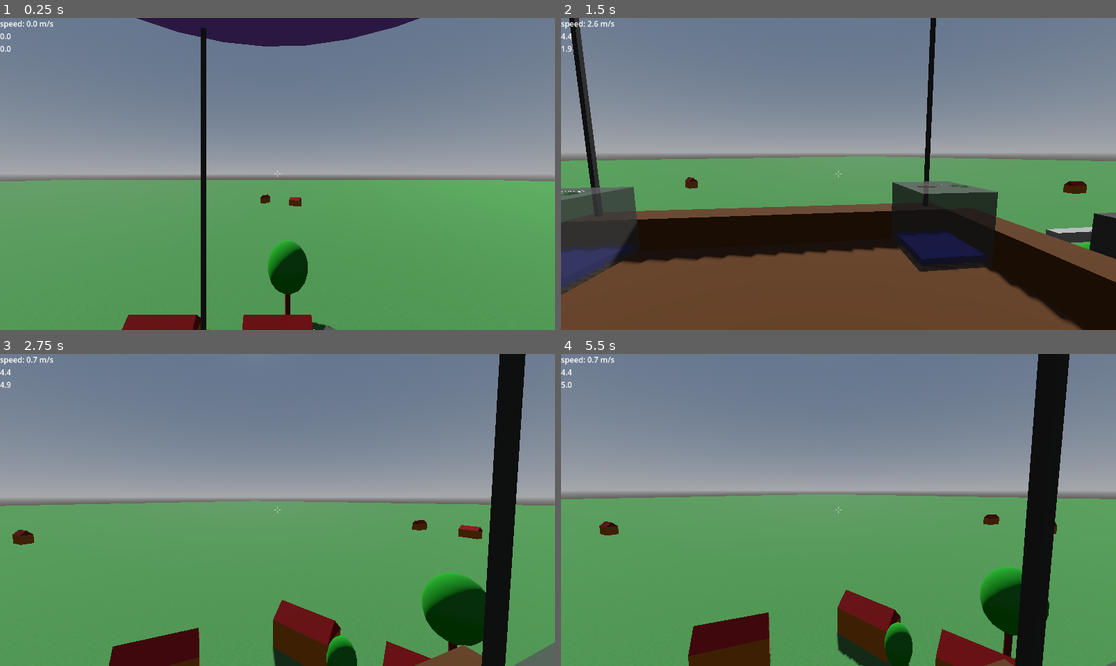
Above: before the commit, frames 1-4 (two rows, left to right).
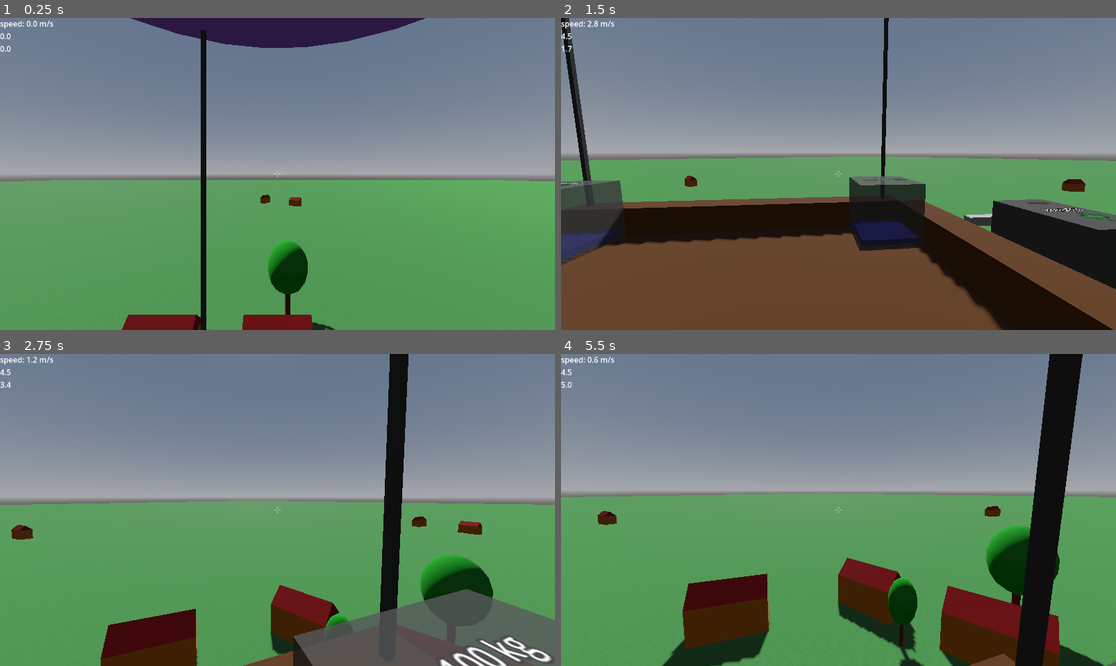
Above: after the commit, the same moments.

Repository: jmdejong/airships
Game: Godot game, scene res://scenes/world.tscn
The game is run twice, just before and just after one commit, with the same random seed, the same clock (stepped at 60 frames per second) and the same inputs.
Inputs (mouse positions are in pixels of both pictures, inside the frame that each line leads up to):
- Up to frame 1 (0.25 s): no input
- Up to frame 2 (1.5 s): move the mouse to (960, 158) at 0.52 s; hold D (right) 0.53-1.28 s; click (960, 158) at 0.6 s; move the mouse to (810, 174) at 1.27 s; hold W (forwards) from 1.28 s (still down); click (810, 174) at 1.35 s
- Up to frame 3 (2.75 s): keep holding W (forwards); move the mouse to (288, 503) at 2.02 s; tap Mouse wheel down (rotate_left) at 2.1 s; click (288, 503) at 2.3 s
- Up to frame 4 (5.5 s): keep holding W (forwards); move the mouse to (832, 516) at 2.77 s; tap Mouse wheel up (rotate_right) at 2.85 s; click (832, 516) at 3.05 s; move the mouse to (877, 513) at 3.52 s; hold Shift (sprint) 3.53-4.28 s; click (877, 513) at 3.8 s; move the mouse to (794, 506) at 4.27 s; tap B (toggle_build) at 4.35 s; click (794, 506) at 4.55 s; move the mouse to (844, 510) at 5.02 s; tap G (toggle_gravity) at 5.1 s; click (844, 510) at 5.3 s

The runs differ from the first frame. In frame 1, 0.3% of the frame differs, in the area x 23-77%, y 0-100%; in frame 2, 23%, in the area x 0-100%, y 0-100%; in frame 3, 19%; in frame 4, 16%.

Commit message:
multiblock panels

Diff:
--- a/code/build.gd
+++ b/code/build.gd
@@ -53,6 +53,4 @@
 		return
 	var shape: CollisionShape3D = collider.shape_owner_get_owner(collider.shape_find_owner(%BuildCast.get_collider_shape()))
 	var component: Node3D = shape.get_meta("component")
-	component.get_parent().remove_child(component)
-	component.changed.emit()
-	component.queue_free()
+	component.destroy(%BuildCast.get_collision_point() * collider.transform)
--- a/code/components/base_component.gd
+++ b/code/components/base_component.gd
@@ -20,3 +20,8 @@
 	c.set_meta("component", self)
 	c.transform = transform * c.transform
 	return [c]
+
+func destroy(_where: Vector3) -> void:
+	get_parent().remove_child(self)
+	changed.emit()
+	queue_free()
--- /dev/null
+++ b/code/components/wood_panel.gd
@@ -0,0 +1,51 @@
+@tool
+class_name WoodPanel
+extends BaseComponent
+
+@export var density: float = 100
+@export var size: Vector3 = Vector3.ONE:
+	set(val):
+		size_block = Vector3(val / Global.block_size)
+		size = size_block * Global.block_size
+		volume = size.x * size.y * size.z
+		mass_ = density * volume
+		var origin: Vector3 = size / 2.0 - Vector3(0.25, 0.25, 0.25)
+		var cs: BoxShape3D = $CollisionShape3D.shape.duplicate()
+		cs.size = size
+		$CollisionShape3D.shape = cs
+		$CollisionShape3D.position = origin
+		var ms: BoxMesh = $MeshInstance3D.mesh.duplicate()
+		ms.size = size
+		$MeshInstance3D.mesh = ms
+		$MeshInstance3D.position = origin
+		$CenterOfMass.position = origin
+var size_block: Vector3i
+
+func _block_positions() -> Array[Vector3]:
+	var p: Array[Vector3] = []
+	for x: int in size_block.x:
+		for y: int in size_block.y:
+			for z: int in size_block.z:
+				p.append(Vector3(x, y, z) * Global.block_size)
+	return p
+
+func destroy(where: Vector3) -> void:
+	var local_where: Vector3 = where * transform
+	var closest: Vector3
+	var closest_score: float = INF
+	if size_block != Vector3i.ONE:
+		for pos in _block_positions():
+			if pos.distance_squared_to(local_where) < closest_score:
+				closest = pos
+				closest_score = pos.distance_squared_to(local_where)
+		for pos in _block_positions():
+			if pos == closest:
+				continue
+			var clone: WoodPanel = duplicate()
+			clone.size = Vector3.ONE * Global.block_size
+			#clone.get_node().set_meta("component", clone)
+			clone.position = transform * pos
+			get_parent().add_component(clone)
+	get_parent().remove_child(self)
+	changed.emit()
+	queue_free()
--- a/code/global.gd
+++ b/code/global.gd
@@ -1,3 +1,4 @@
+@tool
 extends Node
 
 var block_size: float = 0.5
--- a/scenes/airship.tscn
+++ b/scenes/airship.tscn
@@ -1,15 +1,13 @@
-[gd_scene load_steps=13 format=3 uid="uid://bacp7ifjnlyi6"]
+[gd_scene load_steps=11 format=3 uid="uid://bacp7ifjnlyi6"]
 
 [ext_resource type="PackedScene" uid="uid://cdrckp34pfx8q" path="res://scenes/components/balloon.tscn" id="1_3qy7f"]
 [ext_resource type="Script" uid="uid://xq10sq0rmxby" path="res://code/airship.gd" id="1_81adk"]
-[ext_resource type="PackedScene" uid="uid://6uk8wipb78fu" path="res://scenes/components/floor_panel.tscn" id="2_g6i7b"]
-[ext_resource type="PackedScene" uid="uid://difyk6mcupirs" path="res://scenes/components/wall_panel.tscn" id="3_fo1p0"]
 [ext_resource type="PackedScene" uid="uid://37i3vkcqr8ef" path="res://scenes/components/engine_hor.tscn" id="4_lht5w"]
 [ext_resource type="PackedScene" uid="uid://bnh82toixngca" path="res://scenes/components/cable.tscn" id="5_kamen"]
 [ext_resource type="PackedScene" uid="uid://y3r5symbcup6" path="res://scenes/components/ballast.tscn" id="7_gy0ok"]
 [ext_resource type="PackedScene" uid="uid://b5dw13s3ysqsr" path="res://scenes/components/status_panel.tscn" id="8_iu160"]
 [ext_resource type="PackedScene" uid="uid://ffgia4xpcrqh" path="res://scenes/components/composite.tscn" id="9_17pty"]
-[ext_resource type="PackedScene" uid="uid://b77yk6svjkh0k" path="res://scenes/components/woodblock.tscn" id="10_vgcyv"]
+[ext_resource type="PackedScene" uid="uid://gag3g3ctvxpx" path="res://scenes/components/wood_panel.tscn" id="9_sqytk"]
 
 [sub_resource type="CylinderMesh" id="CylinderMesh_gy0ok"]
 
@@ -48,90 +46,65 @@
 initial_filling = 100.0
 
 [node name="Ballast3" parent="Components/Machines" instance=ExtResource("7_gy0ok")]
-transform = Transform3D(-4.37114e-08, 0, 1, 0, 1, 0, -1, 0, -4.37114e-08, 0.5, 0.5, -2)
+transform = Transform3D(-4.37114e-08, 0, 1, 0, 1, 0, -1, 0, -4.37114e-08, 2.5, 0.5, -2)
 initial_filling = 500.0
 
 [node name="Ballast4" parent="Components/Machines" instance=ExtResource("7_gy0ok")]
-transform = Transform3D(-4.37114e-08, 0, 1, 0, 1, 0, -1, 0, -4.37114e-08, 0.5, 0.5, 3)
+transform = Transform3D(-4.37114e-08, 0, 1, 0, 1, 0, -1, 0, -4.37114e-08, 2.5, 0.5, 3)
 initial_filling = 500.0
 
 [node name="StatusPanel" parent="Components/Machines" instance=ExtResource("8_iu160")]
-transform = Transform3D(-4.37114e-08, 0, -1, 0, 1, 0, 1, 0, -4.37114e-08, 2.5, 0.5, 0)
+transform = Transform3D(-4.37114e-08, 0, -1, 0, 1, 0, 1, 0, -4.37114e-08, 4.5, 0.5, 0)
 
 [node name="Basket" parent="Components" instance=ExtResource("9_17pty")]
 
-[node name="FloorPanel" parent="Components/Basket" instance=ExtResource("2_g6i7b")]
+[node name="BigFloor" parent="Components/Basket" instance=ExtResource("9_sqytk")]
+transform = Transform3D(1, 0, 0, 0, 1, 0, 0, 0, 1, -2.5, 0, -2.5)
+size = Vector3(6, 0.5, 6)
 
-[node name="FloorPanel2" parent="Components/Basket" instance=ExtResource("2_g6i7b")]
-transform = Transform3D(1, 0, 0, 0, 1, 0, 0, 0, 1, -2, 0, 0)
+[node name="FrontFloor" parent="Components/Basket" instance=ExtResource("9_sqytk")]
+transform = Transform3D(1, 0, 0, 0, 1, 0, 0, 0, 1, 3.5, 0, -0.5)
+size = Vector3(2, 0.5, 2)
 
-[node name="FloorPanel3" parent="Components/Basket" instance=ExtResource("2_g6i7b")]
-transform = Transform3D(1, 0, 0, 0, 1, 0, 0, 0, 1, 2, 0, 0)
+[node name="LeftWall" parent="Components/Basket" instance=ExtResource("9_sqytk")]
+transform = Transform3D(1, 0, 0, 0, 1, 0, 0, 0, 1, -2.5, 0, -3)
+size = Vector3(6, 1, 0.5)
 
-[node name="FloorPanel4" parent="Components/Basket" instance=ExtResource("2_g6i7b")]
-transform = Transform3D(1, 0, 0, 0, 1, 0, 0, 0, 1, 0, 0, 2)
+[node name="RightWall" parent="Components/Basket" instance=ExtResource("9_sqytk")]
+transform = Transform3D(1, 0, 0, 0, 1, 0, 0, 0, 1, -2.5, 0, 3.5)
+size = Vector3(6, 1, 0.5)
 
-[node name="FloorPanel5" parent="Components/Basket" instance=ExtResource("2_g6i7b")]
-transform = Transform3D(1, 0, 0, 0, 1, 0, 0, 0, 1, -2, 0, 2)
+[node name="BackWall" parent="Components/Basket" instance=ExtResource("9_sqytk")]
+transform = Transform3D(-4.37114e-08, 0, 1, 0, 1, 0, -1, 0, -4.37114e-08, -3, 0, 3)
+size = Vector3(6, 1, 0.5)
 
-[node name="FloorPanel6" parent="Components/Basket" instance=ExtResource("2_g6i7b")]
-transform = Transform3D(1, 0, 0, 0, 1, 0, 0, 0, 1, -2, 0, -2)
+[node name="Frontwall1" parent="Components/Basket" instance=ExtResource("9_sqytk")]
+transform = Transform3D(1, 0, 0, 0, 1, 0, 0, 0, 1, 3.5, 0, -2.5)
+size = Vector3(0.5, 1, 2)
 
-[node name="FloorPanel7" parent="Components/Basket" instance=ExtResource("2_g6i7b")]
-transform = Transform3D(1, 0, 0, 0, 1, 0, 0, 0, 1, 0, 0, -2)
-
-[node name="WallPanel" parent="Components/Basket" instance=ExtResource("3_fo1p0")]
-transform = Transform3D(1, 0, 0, 0, 1, 0, 0, 0, 1, 1.5, 0, -2.5)
-
-[node name="WallPanel2" parent="Components/Basket" instance=ExtResource("3_fo1p0")]
-transform = Transform3D(1, 0, 0, 0, 1, 0, 0, 0, 1, 1.5, 0, 1.5)
-
-[node name="WallPanel3" parent="Components/Basket" instance=ExtResource("3_fo1p0")]
-transform = Transform3D(-4.37114e-08, 0, 1, 0, 1, 0, -1, 0, -4.37114e-08, -0.5, 0, -3)
-
-[node name="WallPanel4" parent="Components/Basket" instance=ExtResource("3_fo1p0")]
-transform = Transform3D(-4.37114e-08, 0, 1, 0, 1, 0, -1, 0, -4.37114e-08, -2.5, 0, -3)
-
-[node name="WallPanel5" parent="Components/Basket" instance=ExtResource("3_fo1p0")]
-transform = Transform3D(-1, 0, -8.74228e-08, 0, 1, 0, 8.74228e-08, 0, -1, -3, 0, -1)
-
-[node name="WallPanel6" parent="Components/Basket" instance=ExtResource("3_fo1p0")]
-transform = Transform3D(-1, 0, -8.74228e-08, 0, 1, 0, 8.74228e-08, 0, -1, -3, 0, 1)
-
-[node name="WallPanel7" parent="Components/Basket" instance=ExtResource("3_fo1p0")]
-transform = Transform3D(-1, 0, -8.74228e-08, 0, 1, 0, 8.74228e-08, 0, -1, -3, 0, 3)
-
-[node name="WallPanel8" parent="Components/Basket" instance=ExtResource("3_fo1p0")]
-transform = Transform3D(1.31134e-07, 0, -1, 0, 1, 0, 1, 0, 1.31134e-07, -1, 0, 3.5)
-
-[node name="WallPanel9" parent="Components/Basket" instance=ExtResource("3_fo1p0")]
-transform = Transform3D(1.31134e-07, 0, -1, 0, 1, 0, 1, 0, 1.31134e-07, 1, 0, 3.5)
+[node name="Frontwall2" parent="Components/Basket" instance=ExtResource("9_sqytk")]
+transform = Transform3D(1, 0, 0, 0, 1, 0, 0, 0, 1, 3.5, 0, 1.5)
+size = Vector3(0.5, 1, 2)
 
 [node name="Rigging" parent="Components" instance=ExtResource("9_17pty")]
 
 [node name="Cable" parent="Components/Rigging" instance=ExtResource("5_kamen")]
-transform = Transform3D(1, 0, 0, 0, 1, 0, 0, 0, 1, 3, 0.5, -0.5)
+transform = Transform3D(1, 0, 0, 0, 1, 0, 0, 0, 1, 5, 0.5, -0.5)
 
 [node name="Cable2" parent="Components/Rigging" instance=ExtResource("5_kamen")]
-transform = Transform3D(1, 0, 0, 0, 1, 0, 0, 0, 1, 3, 0.5, 1)
+transform = Transform3D(1, 0, 0, 0, 1, 0, 0, 0, 1, 5, 0.5, 1)
 
 [node name="Cable3" parent="Components/Rigging" instance=ExtResource("5_kamen")]
-transform = Transform3D(1, 0, 0, 0, 1, 0, 0, 0, 1, 1.5, 1, 3)
+transform = Transform3D(1, 0, 0, 0, 1, 0, 0, 0, 1, 3.5, 1, 3)
 
 [node name="Cable4" parent="Components/Rigging" instance=ExtResource("5_kamen")]
 transform = Transform3D(1, 0, 0, 0, 1, 0, 0, 0, 1, -3, 1, 3)
 
 [node name="Cable5" parent="Components/Rigging" instance=ExtResource("5_kamen")]
-transform = Transform3D(1, 0, 0, 0, 1, 0, 0, 0, 1, 1.5, 1, -2.5)
+transform = Transform3D(1, 0, 0, 0, 1, 0, 0, 0, 1, 3.5, 1, -2.5)
 
 [node name="Cable6" parent="Components/Rigging" instance=ExtResource("5_kamen")]
 transform = Transform3D(1, 0, 0, 0, 1, 0, 0, 0, 1, -3, 1, -2.5)
-
-[node name="Woodblock" parent="Components" instance=ExtResource("10_vgcyv")]
-transform = Transform3D(1, 0, 0, 0, 1, 0, 0, 0, 1, 1, 0.5, -1)
-
-[node name="Woodblock2" parent="Components" instance=ExtResource("10_vgcyv")]
-transform = Transform3D(1, 0, 0, 0, 1, 0, 0, 0, 1, 1, 0.5, 1.5)
 
 [node name="Custom" parent="Components" instance=ExtResource("9_17pty")]
 
--- /dev/null
+++ b/scenes/components/wood_panel.tscn
@@ -0,0 +1,23 @@
+[gd_scene load_steps=5 format=3 uid="uid://gag3g3ctvxpx"]
+
+[ext_resource type="Script" uid="uid://dvun5k6sqb1p6" path="res://code/components/wood_panel.gd" id="1_n7ecm"]
+[ext_resource type="Material" uid="uid://bev5qvka8ffsn" path="res://materials/ship_wood.tres" id="2_1uhlu"]
+
+[sub_resource type="BoxShape3D" id="BoxShape3D_n7ecm"]
+
+[sub_resource type="BoxMesh" id="BoxMesh_1uhlu"]
+
+[node name="WoodPanel" type="Node3D"]
+script = ExtResource("1_n7ecm")
+
+[node name="CollisionShape3D" type="CollisionShape3D" parent="."]
+transform = Transform3D(1, 0, 0, 0, 1, 0, 0, 0, 1, 0.25, 0.25, 0.25)
+shape = SubResource("BoxShape3D_n7ecm")
+
+[node name="MeshInstance3D" type="MeshInstance3D" parent="."]
+transform = Transform3D(1, 0, 0, 0, 1, 0, 0, 0, 1, 0.25, 0.25, 0.25)
+mesh = SubResource("BoxMesh_1uhlu")
+surface_material_override/0 = ExtResource("2_1uhlu")
+
+[node name="CenterOfMass" type="Node3D" parent="."]
+transform = Transform3D(1, 0, 0, 0, 1, 0, 0, 0, 1, 0.25, 0.25, 0.25)
Not shown, added: code/components/wood_panel.gd.uid
